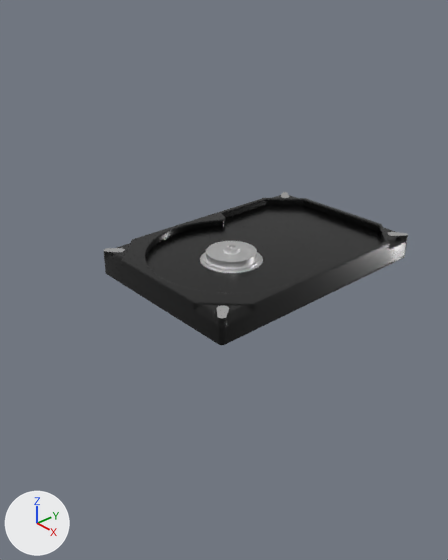
One commit to the Blender file Blow Out/Blow Out.blend: the scene before it, then after it.
Rendered twice from a 50 mm camera at (6.41, -6.49, 4.27) aimed at (-0.15, -0.69, -0.24). Lighting does not change. The marker at lower left points along +X, +Y and +Z.

Names of what the first picture shows: 'Cylinder', 'HårddiskDestructive'.
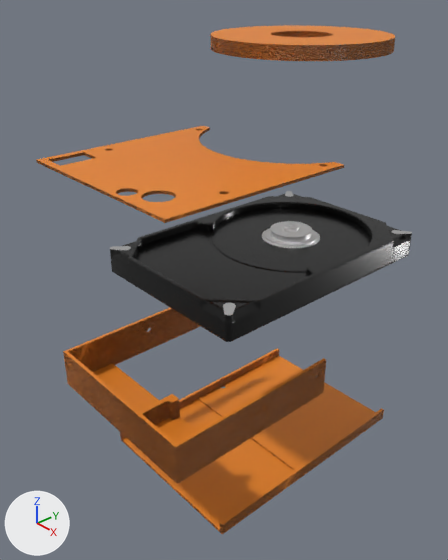
Commit message: Fixade mer på blow outen

Where the change shows, as pixel boxes (x1, y1, x2, y2) in the pictures (448 x 560 px):
```json
{"object": "HårddiskDestructive", "change": "turned", "before": [104, 192, 408, 345], "after": [110, 191, 412, 342]}
{"object": "GriTech UF - Botten platta", "change": "added", "after": [120, 348, 384, 534]}
{"object": "GriTech UF - Sidlåda 2", "change": "added", "after": [63, 308, 326, 484]}
{"object": "GriTech - Slipmaskin top", "change": "added", "after": [36, 126, 344, 223]}
{"object": "GriTech UF - Greta Skiva", "change": "added", "after": [210, 25, 395, 61]}
```

Edits to the scene script, one JSON object a line:
```json
{"op": "add", "block": "mat_pla", "code": ["mat_pla = bpy.data.materials.new('PLA')", "# nodes: BsdfPrincipled, Bump, Mapping, OutputMaterial, TexCoord, TexWave", "# colours: orange #e78423"]}
{"op": "add", "block": "me_gritech_uf___greta_skiva", "code": ["me_gritech_uf___greta_skiva = bpy.data.meshes.new('GriTech UF - Greta Skiva')", "me_gritech_uf___greta_skiva.from_pydata(...)  # 2048 vertices, 4096 faces; spans x -47.5..47.5, y -47.5..47.5, z 0.0..7.0", "me_gritech_uf___greta_skiva.materials.append(mat_pla)"]}
{"op": "add", "block": "me_gritech___slipmaskin_top", "code": ["me_gritech___slipmaskin_top = bpy.data.meshes.new('GriTech - Slipmaskin top')", "me_gritech___slipmaskin_top.from_pydata(...)  # 2406 vertices, 4840 faces; spans x -30.0..77.0, y 0.0..106.0, z 0.0..1.5", "me_gritech___slipmaskin_top.materials.append(mat_pla)"]}
{"op": "add", "block": "me_gritech_uf___sidlåda_2", "code": ["me_gritech_uf___sidlåda_2 = bpy.data.meshes.new('GriTech UF - Sidlåda 2')", "me_gritech_uf___sidlåda_2.from_pydata(...)  # 476 vertices, 980 faces; spans x -106.0..0.0, y 0.0..107.0, z 0.0..23.0", "me_gritech_uf___sidlåda_2.materials.append(mat_pla)"]}
{"op": "add", "block": "me_gritech_uf___botten_platta", "code": ["me_gritech_uf___botten_platta = bpy.data.meshes.new('GriTech UF - Botten platta')", "me_gritech_uf___botten_platta.from_pydata(...)  # 569 vertices, 1138 faces; spans x 0.0..147.0, y 0.0..101.0, z 0.0..7.5", "me_gritech_uf___botten_platta.materials.append(mat_pla)"]}
{"op": "set", "path": "ob_hårddiskdestructive.rotation_euler", "old": "(0.0, 0.0, 0.0)", "new": "(0.0, 0.0, 3.142)", "note": "degrees (0, 0, 0) -> degrees (0, 0, 180)"}
{"op": "add", "block": "ob_gritech_uf___greta_skiva", "code": ["ob_gritech_uf___greta_skiva = bpy.data.objects.new('GriTech UF - Greta Skiva', me_gritech_uf___greta_skiva)", "ob_gritech_uf___greta_skiva.location = (0.0, 0.67, 3.13)", "ob_gritech_uf___greta_skiva.scale = (0.0275, 0.0275, 0.0275)"]}
{"op": "add", "block": "ob_gritech___slipmaskin_top", "code": ["ob_gritech___slipmaskin_top = bpy.data.objects.new('GriTech - Slipmaskin top', me_gritech___slipmaskin_top)", "ob_gritech___slipmaskin_top.location = (1.46, -2.11, 1.82)", "ob_gritech___slipmaskin_top.rotation_euler = (0.0, 0.0, 1.571)  # degrees (0, 0, 90)", "ob_gritech___slipmaskin_top.scale = (0.0275, 0.0275, 0.0275)"]}
{"op": "add", "block": "ob_gritech_uf___sidlåda_2", "code": ["ob_gritech_uf___sidlåda_2 = bpy.data.objects.new('GriTech UF - Sidlåda 2', me_gritech_uf___sidlåda_2)", "ob_gritech_uf___sidlåda_2.location = (1.46, -2.93, -1.88)", "ob_gritech_uf___sidlåda_2.scale = (0.0275, 0.0275, 0.0275)"]}
{"op": "add", "block": "ob_gritech_uf___botten_platta", "code": ["ob_gritech_uf___botten_platta = bpy.data.objects.new('GriTech UF - Botten platta', me_gritech_uf___botten_platta)", "ob_gritech_uf___botten_platta.location = (1.41, -2.1, -3.52)", "ob_gritech_uf___botten_platta.rotation_euler = (0.0, 0.0, 1.571)  # degrees (0, 0, 90)", "ob_gritech_uf___botten_platta.scale = (0.0278, 0.0278, 0.0278)"]}
```
